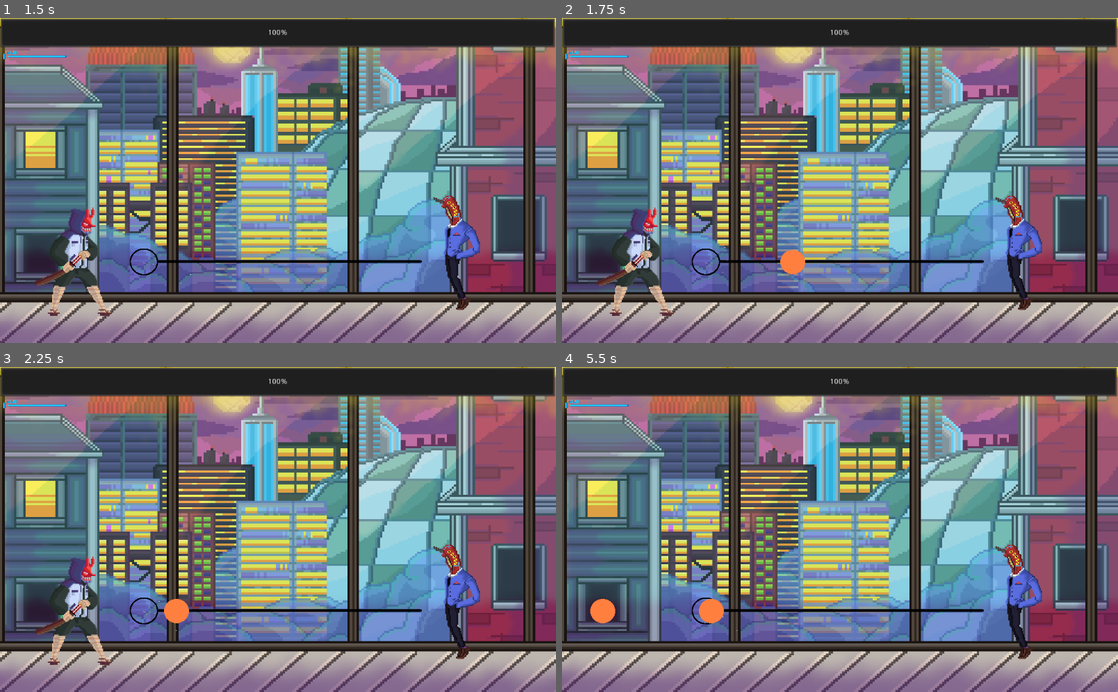
Above: before the commit, frames 1-4 (two rows, left to right).
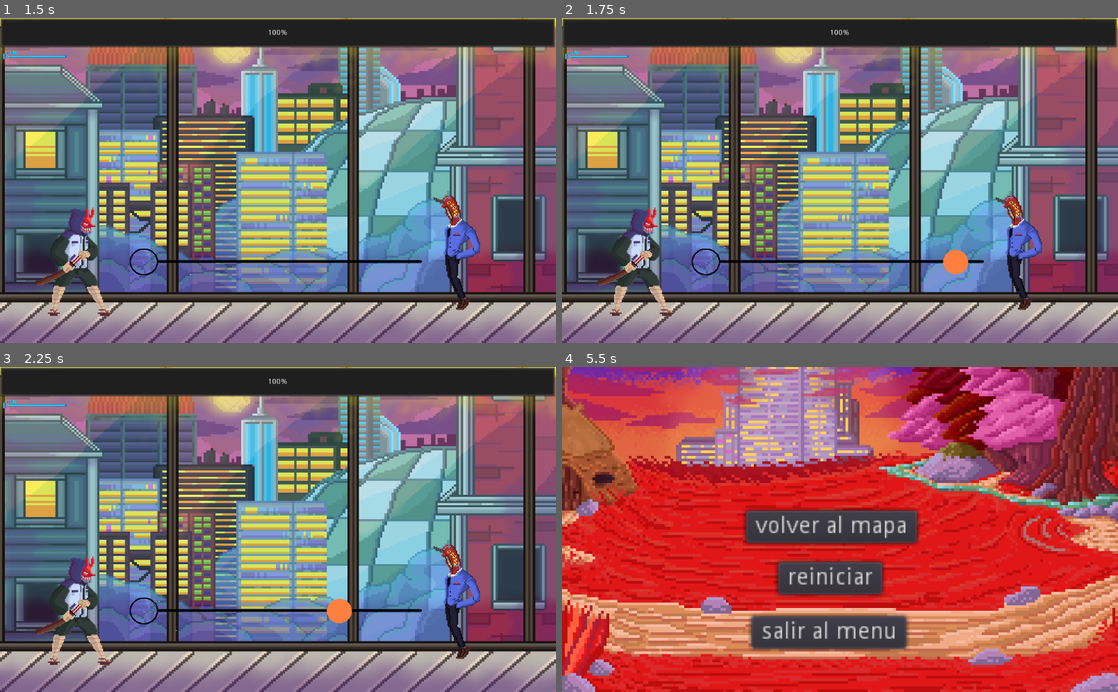
Above: after the commit, the same moments.

Repository: brunojardon/soundpanicAlpha
Game: Godot game, scene res://scene/mains/mainMenuScene.tscn
The game is run twice, just before and just after one commit, with the same random seed, the same clock (stepped at 60 frames per second) and the same inputs.
Inputs (mouse positions are in pixels of both pictures, inside the frame that each line leads up to):
- Up to frame 1 (1.5 s): click (111, 200) at 0.5 s; tap Enter at 1.25 s; hold D (derecha) from 1.28 s (still down)
- Up to frame 2 (1.75 s): keep holding D (derecha)
- Up to frame 3 (2.25 s): release D (derecha) at 2.03 s; hold S (abajo) from 2.03 s (still down)
- Up to frame 4 (5.5 s): release S (abajo) at 2.78 s; hold D (derecha) 2.78-3.53 s; hold W (arriba) 3.53-4.28 s; hold A (izquierda) from 4.28 s (still down)

Frame 1 is identical in both runs. In frame 2, 0.5% of the frame differs, in the area x 39-74%, y 71-79%; in frame 3, 0.5%; in frame 4, 99%, in the area x 0-100%, y 0-100%.

Commit message:
pantalla de perdida

Diff:
--- /dev/null
+++ b/scene/mains/Control.gd
@@ -0,0 +1,15 @@
+extends Control
+
+func _on_battlescene_pressed():
+	get_tree().change_scene("res://scene/mains/battleScene.tscn")
+	pass
+
+
+func _on_menu_pressed():
+	get_tree().change_scene("res://scene/mains/mainMenuScene.tscn")
+	pass # Replace with function body.
+
+
+func _on_volver_al_mapa_pressed():
+	get_tree().change_scene("res://scene/mains/journeyScene.tscn")
+	pass # Replace with function body.
--- a/scene/mains/battleScene.tscn
+++ b/scene/mains/battleScene.tscn
@@ -8,9 +8,10 @@
 [ext_resource path="res://textures/perso/Liannexpandido.png" type="Texture" id=6]
 [ext_resource path="res://scripts/life.gd" type="Script" id=7]
 [ext_resource path="res://textures/hud/barradevidafull.png" type="Texture" id=8]
+[ext_resource path="res://textures/background/stageTutorial.png" type="Texture" id=9]
 
 [sub_resource type="CircleShape2D" id=1]
-radius = 26.2867
+radius = 21.1955
 
 [node name="battle" type="Node2D"]
 script = ExtResource( 3 )
@@ -93,5 +94,13 @@
 wait_time = 0.2
 autostart = true
 
+[node name="Sprite" type="Sprite" parent="."]
+visible = false
+position = Vector2( 513.629, 299.97 )
+scale = Vector2( 0.511598, 0.500051 )
+texture = ExtResource( 9 )
+
 [connection signal="timeout" from="Timer" to="." method="_on_Timer_timeout"]
+[connection signal="area_entered" from="bloque" to="." method="_on_bloque_area_entered"]
+[connection signal="area_entered" from="prota" to="." method="_on_prota_area_entered"]
 [connection signal="timeout" from="Control/Timer" to="Control" method="_on_Timer_timeout"]
--- /dev/null
+++ b/scene/mains/pantalla de perdida.gd
@@ -0,0 +1,16 @@
+extends Node2D
+
+
+# Declare member variables here. Examples:
+# var a = 2
+# var b = "text"
+
+
+# Called when the node enters the scene tree for the first time.
+func _ready():
+	pass # Replace with function body.
+
+
+# Called every frame. 'delta' is the elapsed time since the previous frame.
+#func _process(delta):
+#	pass
--- /dev/null
+++ b/scene/mains/pantalla de perdida.tscn
@@ -0,0 +1,50 @@
+[gd_scene load_steps=3 format=2]
+
+[ext_resource path="res://textures/background/stageTutorial.png" type="Texture" id=1]
+[ext_resource path="res://scene/mains/Control.gd" type="Script" id=2]
+
+[node name="pantalla de perdida" type="Node2D"]
+
+[node name="Sprite" type="Sprite" parent="."]
+position = Vector2( 512.109, 299.568 )
+scale = Vector2( 0.512125, 0.50072 )
+texture = ExtResource( 1 )
+
+[node name="buttom" type="Control" parent="."]
+margin_right = 40.0
+margin_bottom = 40.0
+script = ExtResource( 2 )
+__meta__ = {
+"_edit_use_anchors_": false
+}
+
+[node name="battlescene" type="Button" parent="buttom"]
+margin_left = 398.004
+margin_top = 360.46
+margin_right = 462.004
+margin_bottom = 380.46
+rect_scale = Vector2( 3, 3 )
+text = "reiniciar"
+__meta__ = {
+"_edit_use_anchors_": false
+}
+
+[node name="menu" type="Button" parent="buttom"]
+margin_left = 349.406
+margin_top = 459.919
+margin_right = 444.406
+margin_bottom = 479.919
+rect_scale = Vector2( 3, 3 )
+text = "salir al menu"
+
+[node name="volver al mapa" type="Button" parent="buttom"]
+margin_left = 338.811
+margin_top = 264.568
+margin_right = 443.811
+margin_bottom = 284.568
+rect_scale = Vector2( 3, 3 )
+text = "volver al mapa"
+
+[connection signal="pressed" from="buttom/battlescene" to="buttom" method="_on_battlescene_pressed"]
+[connection signal="pressed" from="buttom/menu" to="buttom" method="_on_menu_pressed"]
+[connection signal="pressed" from="buttom/volver al mapa" to="buttom" method="_on_volver_al_mapa_pressed"]
--- a/scripts/bala.gd
+++ b/scripts/bala.gd
@@ -3,6 +3,7 @@
 var dentro=false
 var movimiento=Vector2()
 export var velocidadDeProyectil = 200
+
 func _ready():
 	pass
 
--- a/scripts/battleScene.gd
+++ b/scripts/battleScene.gd
@@ -1,11 +1,29 @@
 extends Node2D
 
 var proyectil = load("res://scene/props/bala.tscn")
+var i=0
+var cura=0
 
 func _on_Timer_timeout():
 	var new_proyectil = proyectil.instance()
-	new_proyectil.position = Vector2(465, 450)
+	new_proyectil.position = Vector2(765, 450)
 	get_parent().add_child(new_proyectil)
 
 func _ready():
 	OS.set_window_title("mecanica") #Coloca el titulo de ventana
+
+
+
+func _on_bloque_area_entered(area):
+	i=i+1
+	cura=cura+1
+	print(i)
+	if cura==10:
+		curar()
+	if i==15:
+		print("Termina la batalla")
+
+
+func curar():
+	print("Se cura")
+	cura=0
--- a/scripts/prota.gd
+++ b/scripts/prota.gd
@@ -12,5 +12,7 @@
 
 func losseLife(object):
 	salud = salud - misskey
+	print(salud)
 	if salud <= 0:
 		queue_free()
+		get_tree().change_scene("res://scene/mains/pantalla de perdida.tscn")
Not shown: 1 places in scene/mains/battleScene.tscn that only renumber resources
